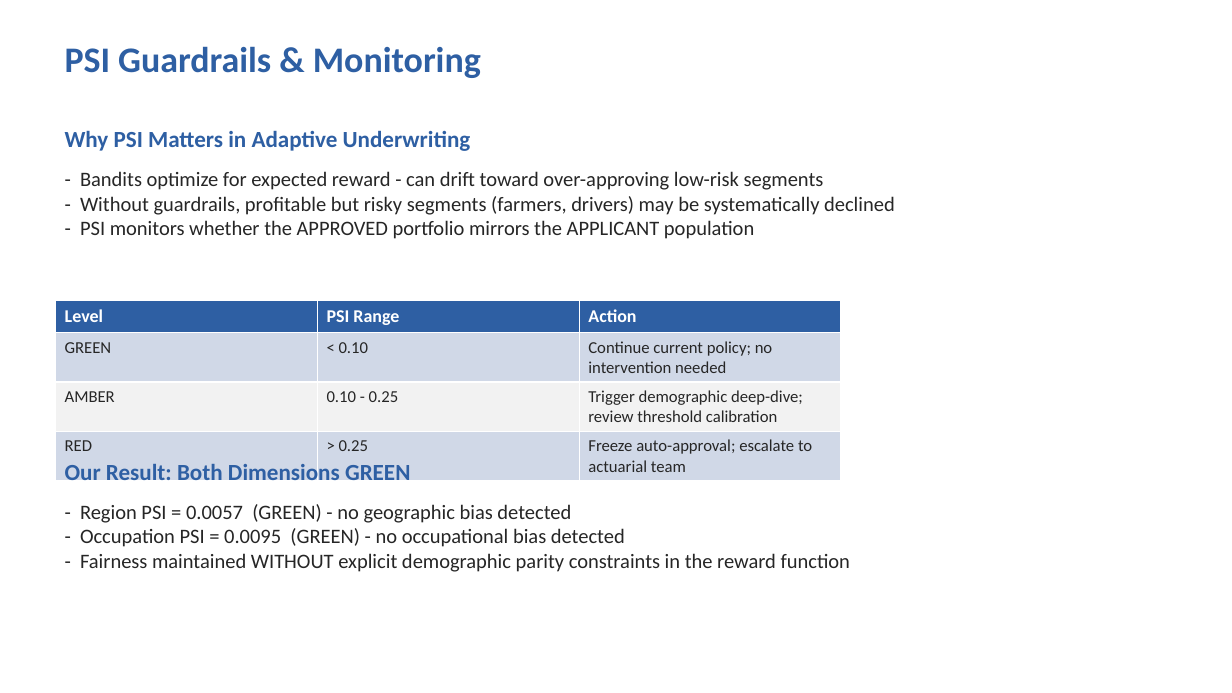
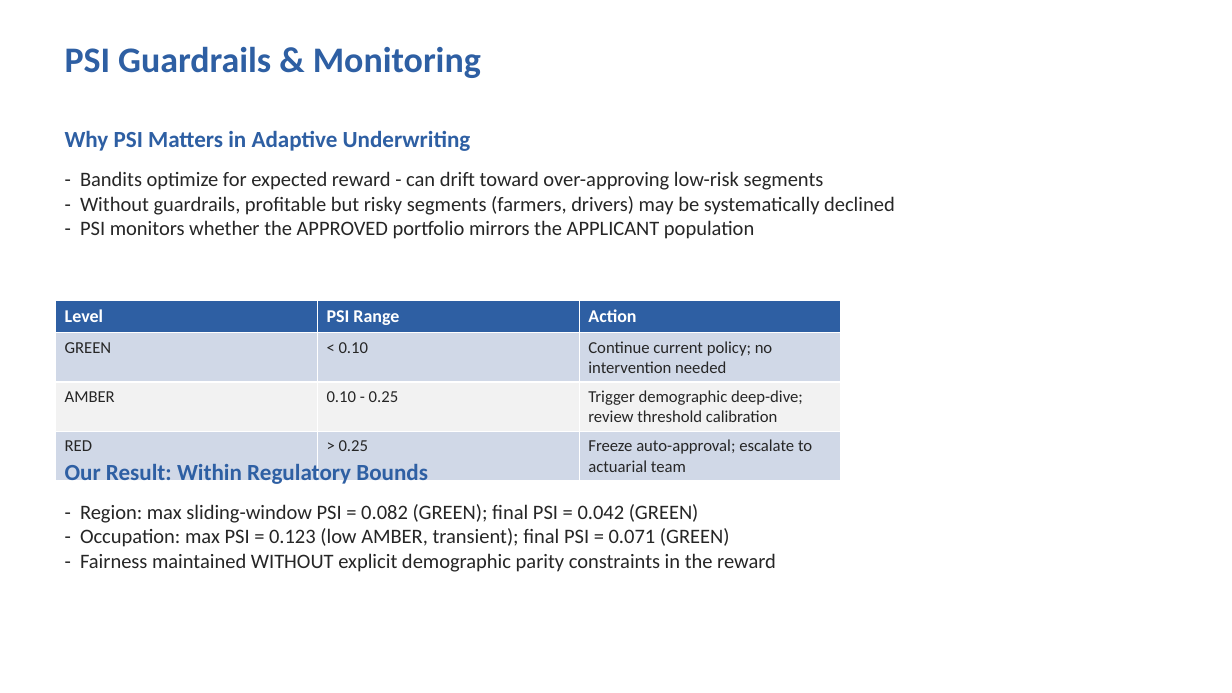
Before and after one commit to PolyTheML/DAC-UW-Thesis, a slide deck: slide 14 of thesis/health_rl/health_rl_defense_presentation.pptx. Drawn at 1232x693 pixels with LibreOffice and Linux fonts; fonts in the diff are those of the drawing. Boxes give left, top, right and bottom in pixels: in the first picture for what was removed or moved away, otherwise in the second. Text is boxed around its words. In the diff, an @@ line names an element or a change of style, - is before the commit and + after.

```diff
--- a/thesis/health_rl/health_rl_defense_presentation.pptx
+++ b/thesis/health_rl/health_rl_defense_presentation.pptx
@@ text at [65, 460, 428, 486]: text changed @@
-Our Result: Both Dimensions GREEN
+Our Result: Within Regulatory Bounds
@@ text at [80, 504, 776, 572]: text changed @@
-- Region PSI = 0.0057 (GREEN) - no geographic bias detected
-- Occupation PSI = 0.0095 (GREEN) - no occupational bias detected
-- Fairness maintained WITHOUT explicit demographic parity constraints in the reward function
+- Region: max sliding-window PSI = 0.082 (GREEN); final PSI = 0.042 (GREEN)
+- Occupation: max PSI = 0.123 (low AMBER, transient); final PSI = 0.071 (GREEN)
+- Fairness maintained WITHOUT explicit demographic parity constraints in the reward
```
Also in this commit, not shown: 6 other slides changed, 46 other files.
